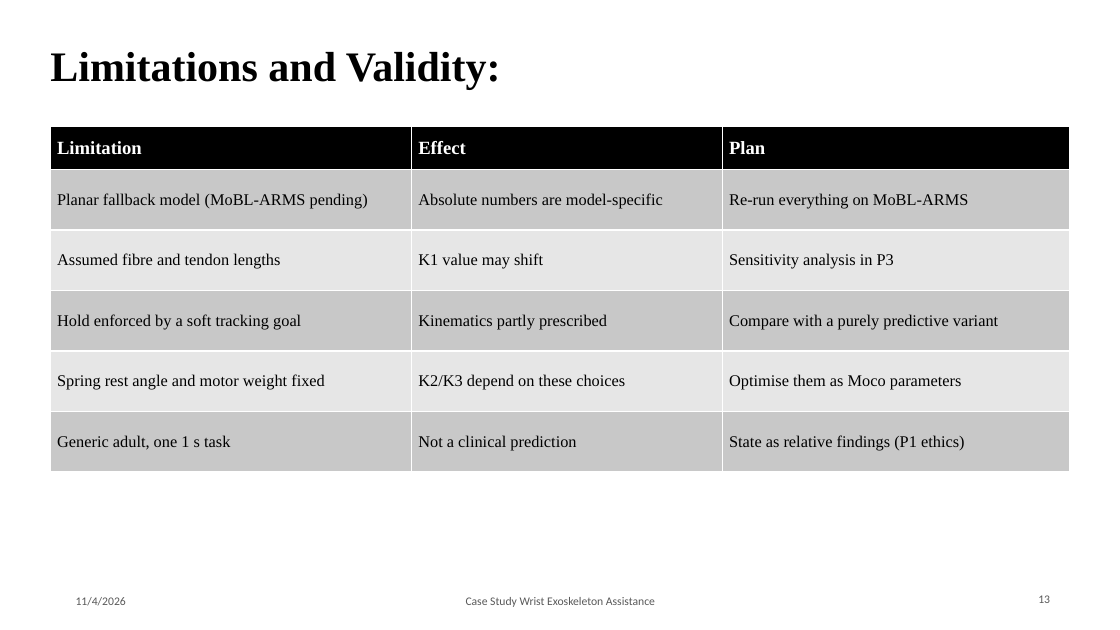
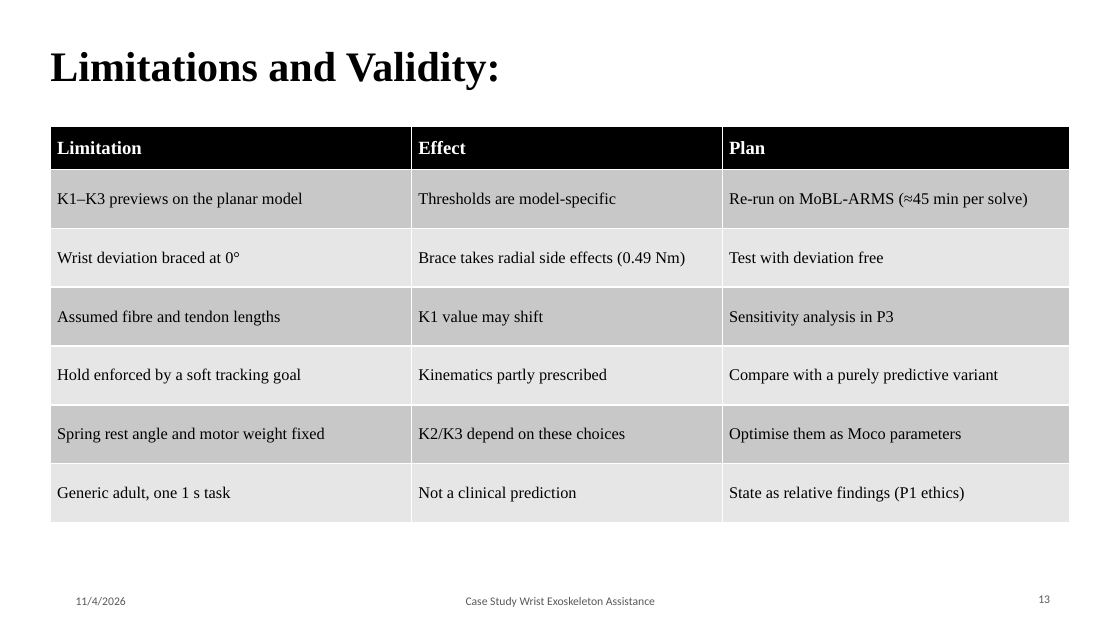
Before and after one commit to Rationaliser/wrist-exo-assist-sim, a slide deck: slide 13 of presentation/P2_Team7_Wrist_Exo_Baseline.pptx. Drawn at 1120x630 pixels with LibreOffice and Linux fonts; fonts in the diff are those of the drawing; background and template pictures are left out. Boxes give left, top, right and bottom in pixels: in the first picture for what was removed or moved away, otherwise in the second. Text is boxed around its words. In the diff, an @@ line names an element or a change of style, - is before the commit and + after.

```diff
--- a/presentation/P2_Team7_Wrist_Exo_Baseline.pptx
+++ b/presentation/P2_Team7_Wrist_Exo_Baseline.pptx
@@ table at [50,126,1070,506] @@
-row 2: Planar fallback model (MoBL-ARMS pending) | Absolute numbers are model-specific | Re-run everything on MoBL-ARMS
+row 2: K1–K3 previews on the planar model | Thresholds are model-specific | Re-run on MoBL-ARMS (≈45 min per solve)
+row 3: Wrist deviation braced at 0° | Brace takes radial side effects (0.49 Nm) | Test with deviation free
```
Also in this commit, not shown: 8 other slides changed, 1 slide added, 1 slide removed, 4 other files.
